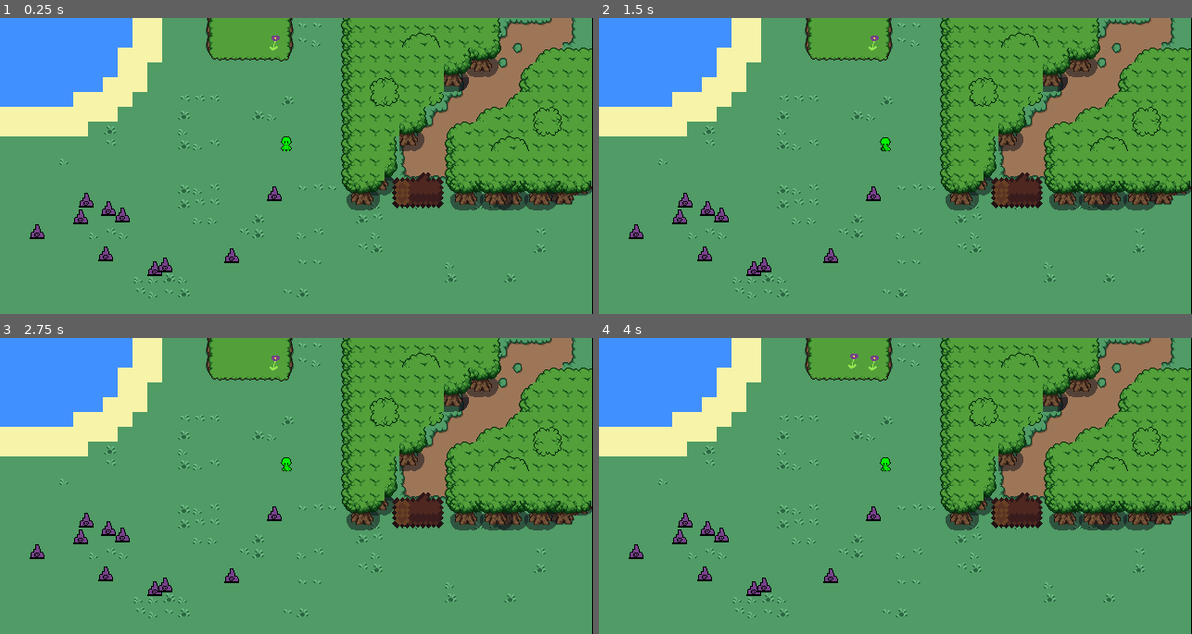
Above: before the commit, frames 1-4 (two rows, left to right).
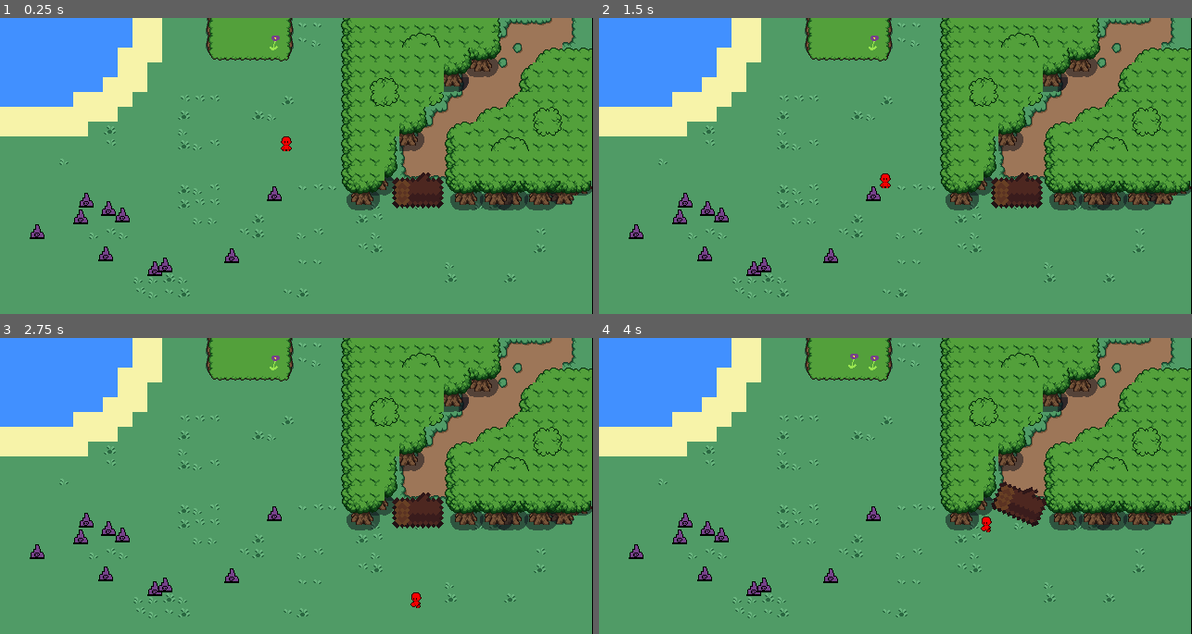
Above: after the commit, the same moments.

Repository: 50002/Taitaja_Finaali
Game: Godot game, scene res://game.tscn
The game is run twice, just before and just after one commit, with the same random seed, the same clock (stepped at 60 frames per second) and the same inputs. The project has no main scene, so this scene is started directly.
Inputs:
- Up to frame 1 (0.25 s): no input
- Up to frame 2 (1.5 s): tap Enter at 0.5 s; hold D (RIGHT) 0.53-1.28 s; hold E (INTERACTION) 0.53-1.28 s; tap Space at 1.25 s; hold S (DOWN) from 1.28 s (still down); tap E (INTERACTION) at 1.35 s
- Up to frame 3 (2.75 s): release S (DOWN) at 2.03 s; hold D (RIGHT) from 2.03 s (still down); hold E (INTERACTION) from 2.03 s (still down)
- Up to frame 4 (4 s): release D (RIGHT) at 2.78 s; release E (INTERACTION) at 2.78 s; hold W (UP) 2.78-3.53 s; tap E (INTERACTION) at 2.85 s; hold A (LEFT) from 3.53 s (still down); hold E (INTERACTION) from 3.53 s (still down)

The runs differ from the first frame. In frame 1, less than 0.1% of the frame differs, in the area x 47-50%, y 40-45%; in frame 2, 0.1%; in frame 3, 0.1%; in frame 4, 0.8%, in the area x 47-76%, y 40-66%.

Commit message:
Player update

Diff:
--- a/parkstoration/Matias/player.gd
+++ b/parkstoration/Matias/player.gd
@@ -36,14 +36,14 @@
 
 
 
-	if Input.is_anything_pressed():
-		if movement() and player_state != STATE.INTERACT:
-			player_state = STATE.MOVING
-			var direction := Input.get_vector("LEFT","RIGHT","UP","DOWN")
-			direction = direction.normalized()
-			if direction:
-				velocity = direction * SPEED
-		elif Input.is_action_pressed("INTERACTION"):
+
+	if movement() and player_state != STATE.INTERACT:
+		player_state = STATE.MOVING
+		var direction := Input.get_vector("LEFT","RIGHT","UP","DOWN")
+		direction = direction.normalized()
+		if direction:
+			velocity = direction * SPEED
+	elif Input.is_action_pressed("INTERACTION"):
 			player_state = STATE.INTERACT
 	else:
 		player_state = STATE.IDLE
--- a/parkstoration/game.tscn
+++ b/parkstoration/game.tscn
@@ -14,7 +14,7 @@
 [node name="Player" parent="." unique_id=2071136870 instance=ExtResource("2_feb5d")]
 z_index = 1
 position = Vector2(310, 135)
-Role = 0
+Role = 1
 
 [node name="LitterArea" parent="." unique_id=500217056 instance=ExtResource("3_feb5d")]
 position = Vector2(160, 240)
--- a/parkstoration/invasive_plant.gd
+++ b/parkstoration/invasive_plant.gd
@@ -10,7 +10,7 @@
 # Called every frame. 'delta' is the elapsed time since the previous frame.
 func _process(delta: float) -> void:
 	if Player_in_range and Input.is_action_just_pressed("INTERACTION"):
-		queue_free()
+		get_parent().Delete(self)
 
 
 func _on_collection_area_area_entered(area: Area2D) -> void:
--- a/parkstoration/plant_box.gd
+++ b/parkstoration/plant_box.gd
@@ -59,6 +59,10 @@
 		Flower_List.insert(0, trash)
 	print(get_children())
 
+func Delete(node) -> void:
+	var idx = Flower_List.find(node)
+	Flower_List.pop_at(idx)
+	node.queue_free()
 
 
 func _on_area_2d_area_entered(area: Area2D) -> void:
